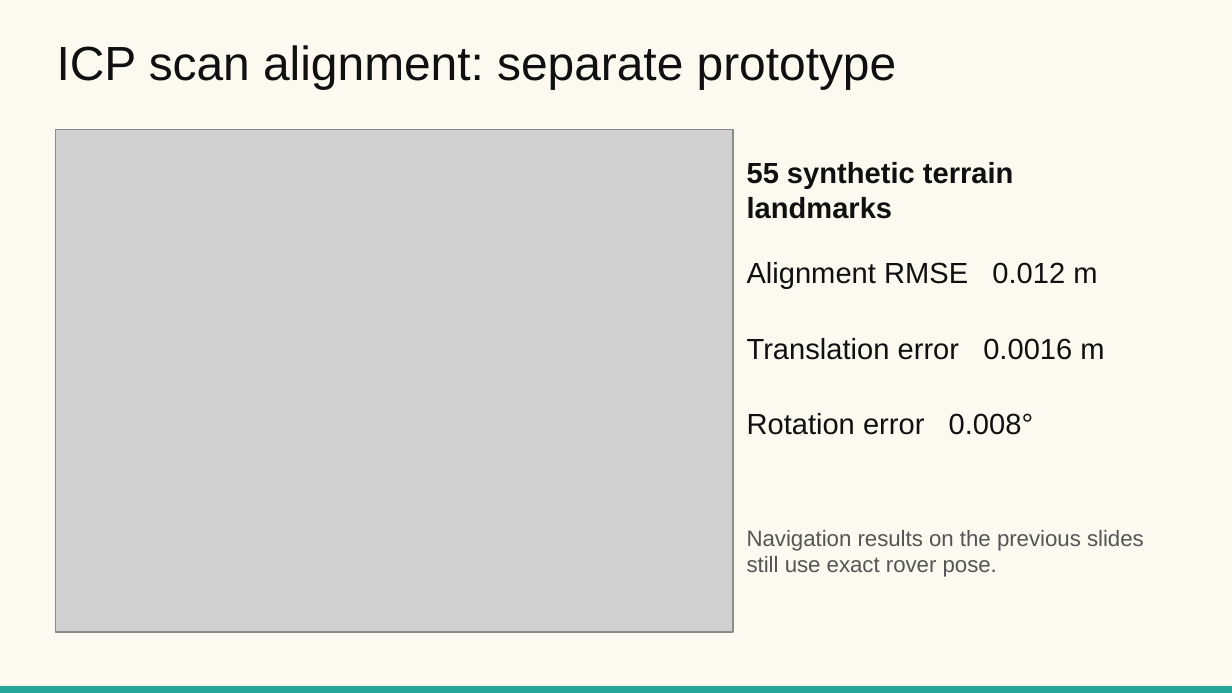
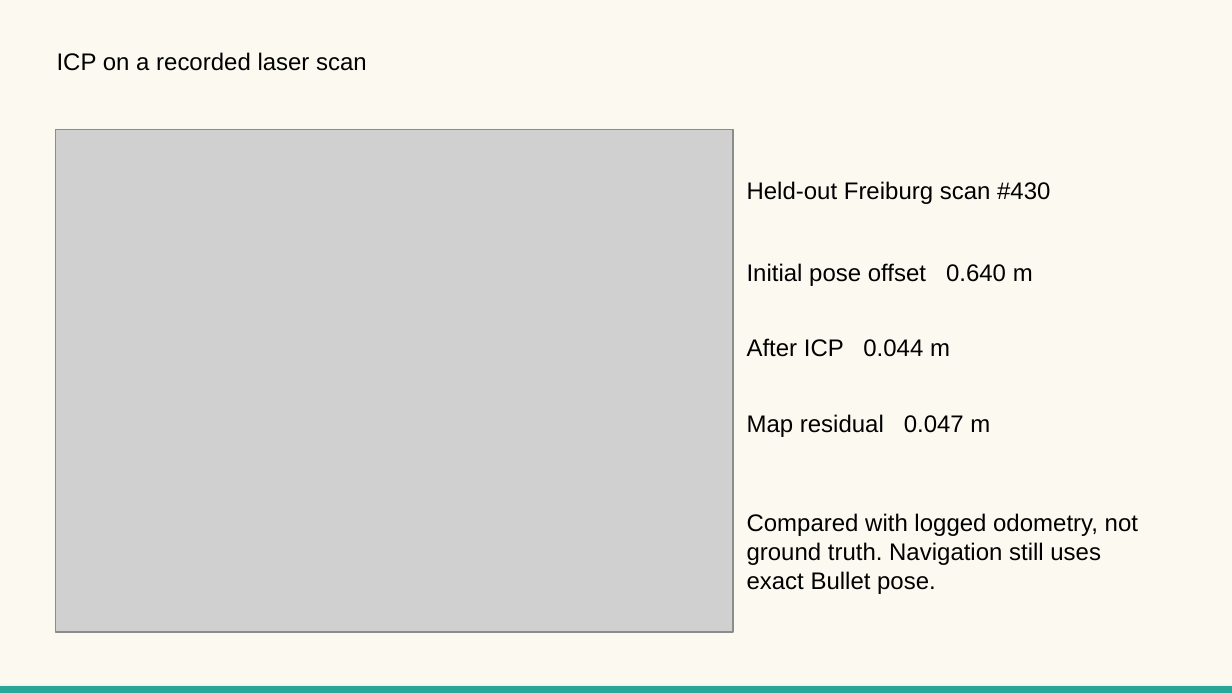
Before and after one commit to ayushkaulgud/teach-repeat-rover-navigation, a slide deck: slide 9 of docs/Teach_and_Repeat_Project_Update_Oct_7_2026.pptx (slide 7 before the commit). Drawn at 1232x693 pixels with LibreOffice and Linux fonts; fonts in the diff are those of the drawing; grey boxes stand for pictures. Boxes give left, top, right and bottom in pixels: in the first picture for what was removed or moved away, otherwise in the second. Text is boxed around its words. In the diff, an @@ line names an element or a change of style, - is before the commit and + after.

Commit message:
feat: benchmark teach-and-repeat on recorded Freiburg data

```diff
--- a/docs/Teach_and_Repeat_Project_Update_Oct_7_2026.pptx
+++ b/docs/Teach_and_Repeat_Project_Update_Oct_7_2026.pptx
@@ text at [57, 52, 367, 71]: text changed; size 28 to 14 pt; text colour #101010 to #000000 @@
-ICP scan alignment: separate prototype
+ICP on a recorded laser scan
@@ text at [747, 181, 1050, 204]: text changed; size 17 to 14 pt; text colour #101010 to #000000; bold off @@
-55 synthetic terrain landmarks
+Held-out Freiburg scan #430
@@ text at [747, 263, 1033, 286]: text changed; size 17 to 14 pt; text colour #101010 to #000000 @@
-Alignment RMSE 0.012 m
+Initial pose offset 0.640 m
@@ text at [747, 338, 950, 357]: text changed; size 17 to 14 pt; text colour #101010 to #000000 @@
-Translation error 0.0016 m
+After ICP 0.044 m
@@ text at [747, 414, 990, 437]: text changed; size 17 to 14 pt; text colour #101010 to #000000 @@
-Rotation error 0.008°
+Map residual 0.047 m
@@ text at [747, 513, 1138, 594]: text changed; size 13 to 14 pt; text colour #555555 to #000000 @@
-Navigation results on the previous slides still use exact rover pose.
+Compared with logged odometry, not ground truth. Navigation still uses exact Bullet pose.
```
Also in this commit, not shown: 6 other slides changed, 4 slides added, 2 slides removed, 25 other files.
